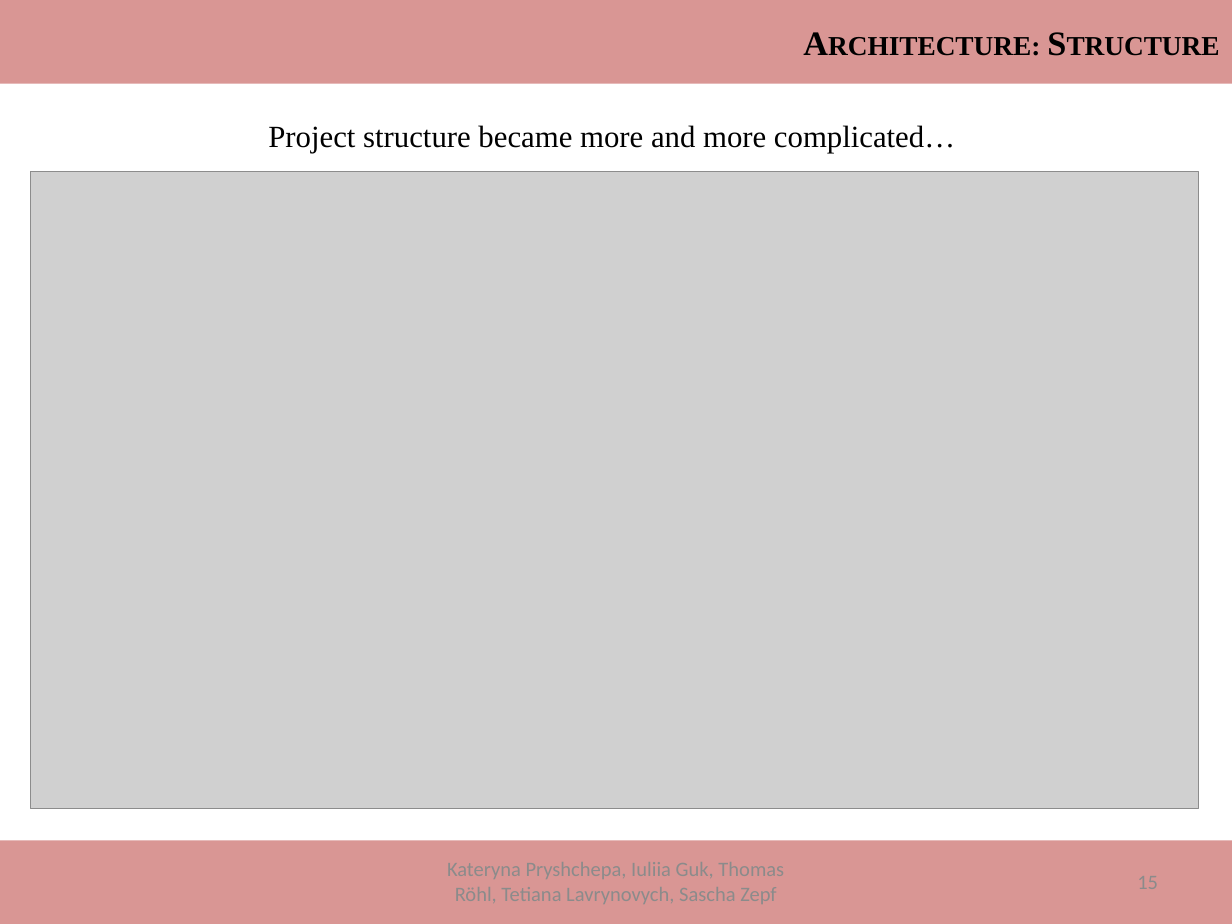
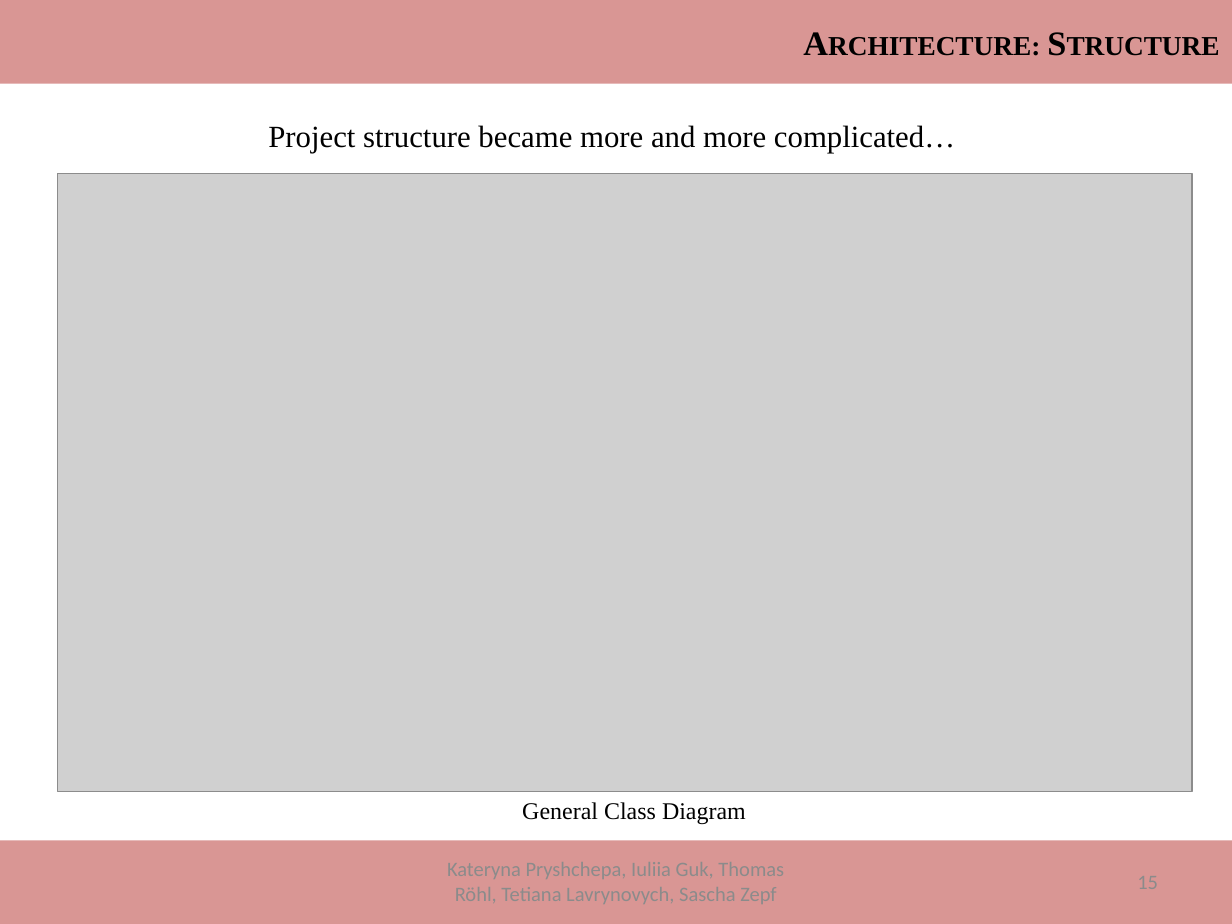
Before and after one commit to ThomasRoehl/ShopAdmin, a slide deck: slide 15 of Dokumentation/ShopAdmin_Final.pptx. Drawn at 1232x924 pixels with LibreOffice and Linux fonts; fonts in the diff are those of the drawing; grey boxes stand for pictures. Boxes give left, top, right and bottom in pixels: in the first picture for what was removed or moved away, otherwise in the second. Text is boxed around its words. In the diff, an @@ line names an element or a change of style, - is before the commit and + after.

```diff
--- a/Dokumentation/ShopAdmin_Final.pptx
+++ b/Dokumentation/ShopAdmin_Final.pptx
@@ picture resized from (x1=31, y1=171, x2=1199, y2=808) to (x1=58, y1=174, x2=1193, y2=792) @@
@@ text added at (x1=522, y1=802, x2=746, y2=824), 14 pt, text #000000 @@
+General Class Diagram
```
Also in this commit, not shown: 3 other slides changed, 1 other file.
